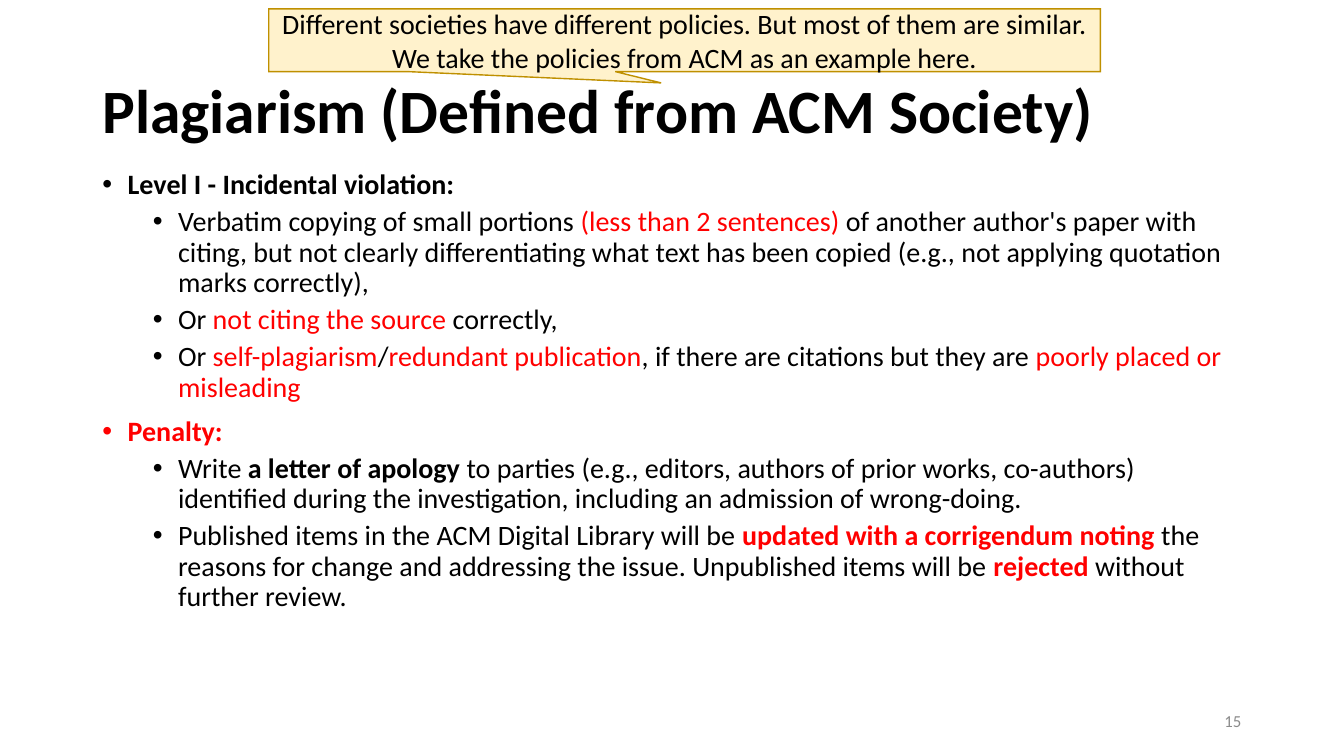
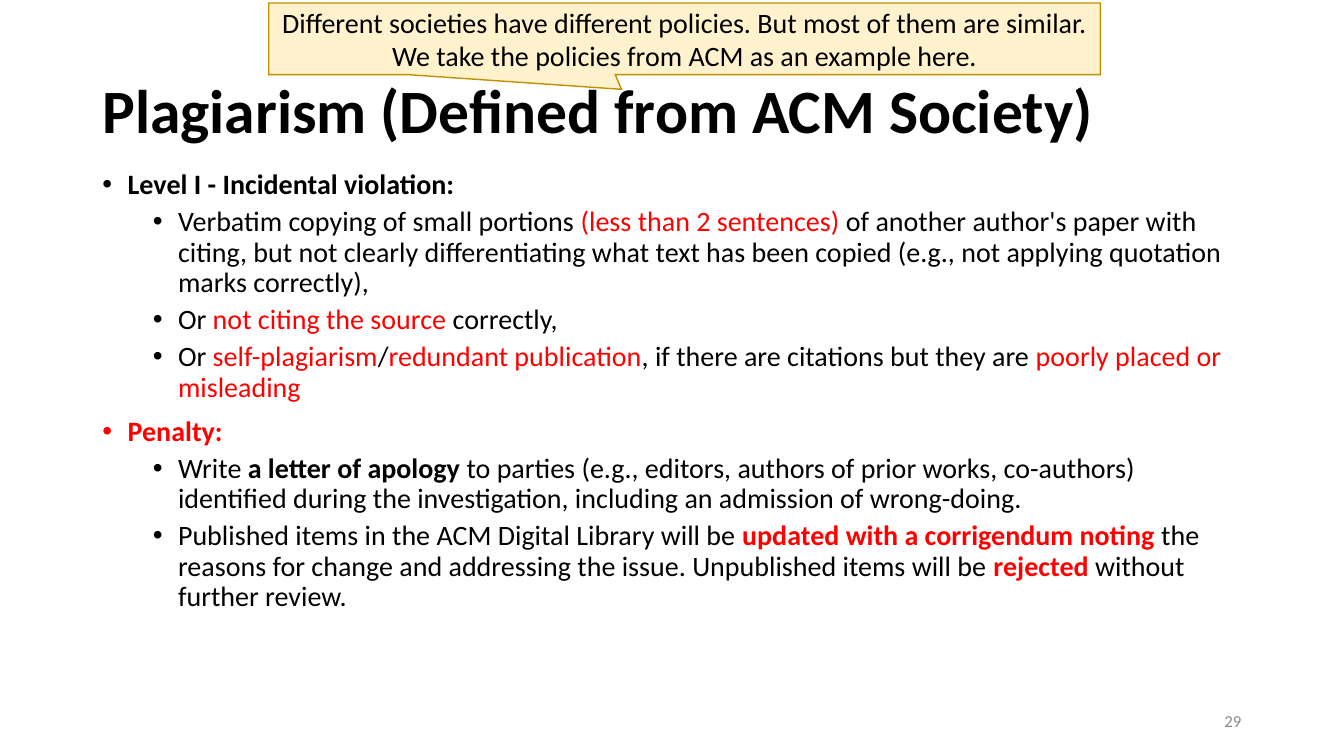
Before and after one commit to heathersherry/Knowledge-Graph-Tutorials-and-Papers, a slide deck: slide 29 of research suggestions.pptx (slide 15 before the commit). Drawn at 1344x756 pixels with LibreOffice and Linux fonts; fonts in the diff are those of the drawing. Boxes give left, top, right and bottom in pixels: in the first picture for what was removed or moved away, otherwise in the second. Text is boxed around its words. In the diff, an @@ line names an element or a change of style, - is before the commit and + after.

```diff
--- a/research suggestions.pptx
+++ b/research suggestions.pptx
@@ speech box "Different societies have different policies. ...": place and size @@
-speech box "Different societies have different policies. ..." at [269, 9, 1101, 72]
+speech box "Different societies have different policies. ..." at [269, 3, 1101, 75]
@@ speech box "Different societies have different policies. ..." at [269, 3, 1101, 75]: proportions changed @@
@@ page number at [1224, 716, 1241, 727]: text changed @@
-15
+29
```
Also in this commit, not shown: 16 other slides changed, 15 slides added.
